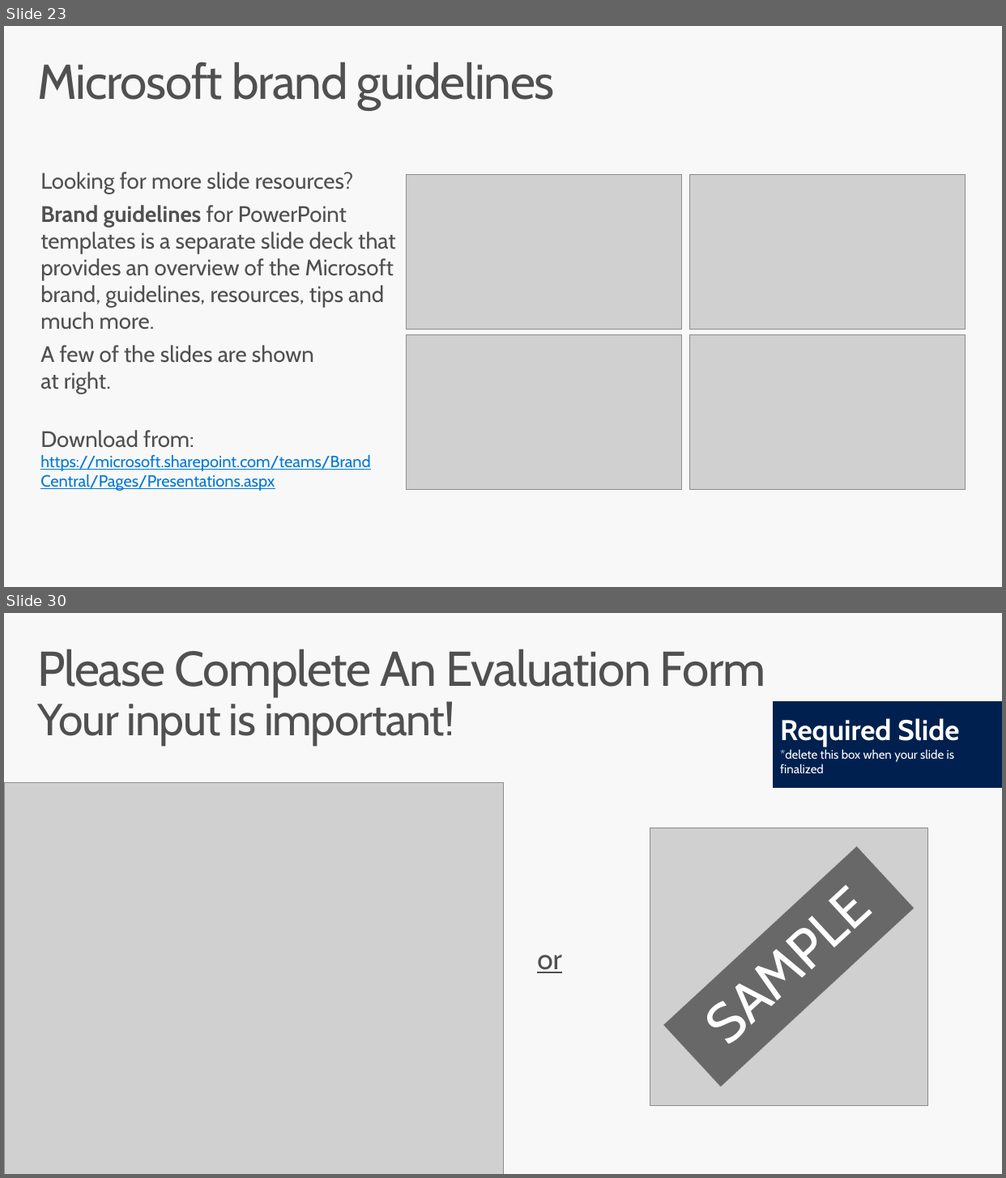
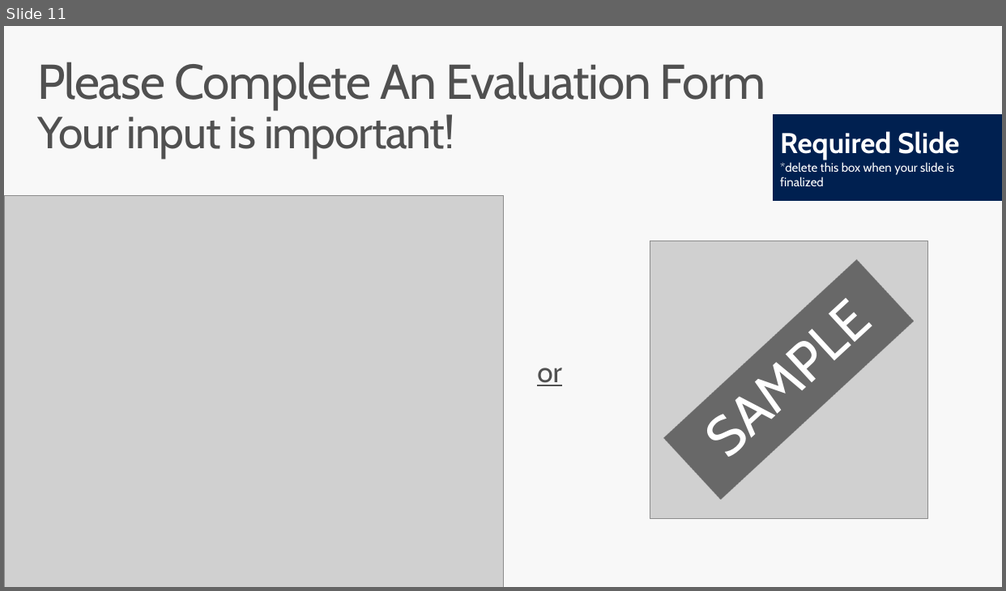
Before and after one commit to Microsoft-Build-2016/CodeLabs-GameDev-3-ANGLE, a slide deck: Presentation.pptx. Shown one above the other, each under a label of ours: slides 23 and 30 before the commit, slide 11 after it; the slides between them are not shown. The pictures are 1006x1178 and 1006x591 pixels, drawn with LibreOffice and Linux fonts; fonts in the diff are those of the drawing; grey boxes stand for pictures. Boxes give left, top, right and bottom in pixels: in the first picture for what was removed or moved away, otherwise in the second. Text is boxed around its words. In the diff, an @@ line names an element or a change of style, - is before the commit and + after.

```diff
--- a/Presentation.pptx
+++ b/Presentation.pptx
@@ slide 23 removed at (4, 26, 1002, 587), background #F8F8F8 @@
@@ title removed at (38, 62, 555, 109) @@
-Microsoft brand guidelines
@@ text removed at (40, 172, 396, 395) @@
-Looking for more slide resources?
-Brand guidelines for PowerPoint templates is a separate slide deck that provides an overview of the Microsoft brand, guidelines, resources, tips and much more.
-A few of the slides are shown
-at right.
@@ picture removed at (406, 174, 682, 329) @@
@@ picture removed at (689, 174, 965, 329) @@
@@ picture removed at (406, 335, 682, 490) @@
@@ picture removed at (689, 335, 965, 490) @@
@@ text removed at (40, 430, 371, 491) @@
-Download from: https://microsoft.sharepoint.com/teams/BrandCentral/Pages/Presentations.aspx
@@ what was slide 30 is now slide 11 @@
```
Also in this commit, not shown: 1 slide changed, 8 slides added, 48 other slides removed.
